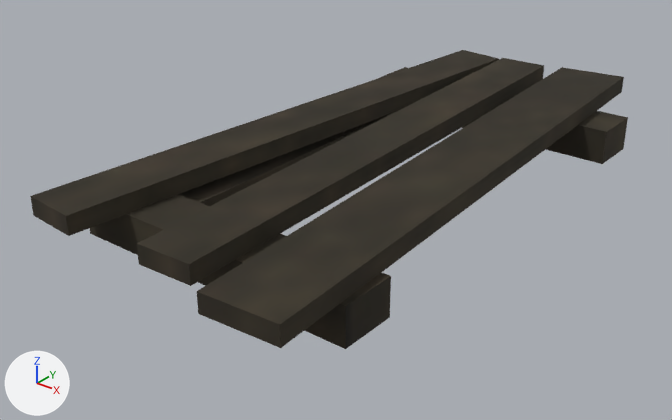
The OBJ model assets/mcme/models/block/wooden_catwalk_wide_2.obj as it was, and as the next commit left it.
Both versions are drawn from a 50 mm camera at (2.19, -3.37, 2.13) aimed at (0.41, -1.15, 0.76). Lighting does not change. The marker at lower left points along +X, +Y and +Z. Where no turn or scale is listed for an object, it has been applied to the vertices.

The scene before the commit, as lines of its bpy script (objects in view):
```python
me_cube = bpy.data.meshes.new('cube')
me_cube.from_pydata(...)  # a box spanning x 0.0..1.0, y -0.344..-0.156, z 0.812..0.938
me_cube.materials.append(mat_m_c964cfcc_5860_4e39_3a14_f59503d99fee)  # picture img_catwalk_prep
me_cube_001 = bpy.data.meshes.new('cube.001')
me_cube_001.from_pydata(...)  # a box spanning x 0.0..1.0, y -1.844..-1.656, z 0.813..0.938
me_cube_001.materials.append(mat_m_c964cfcc_5860_4e39_3a14_f59503d99fee)  # picture img_catwalk_prep
me_cube_002 = bpy.data.meshes.new('cube.002')
me_cube_002.from_pydata(...)  # 8 vertices, 6 faces; spans x -0.01..0.35, y -2.03..0.04, z 0.94..1.0
me_cube_002.materials.append(mat_m_c964cfcc_5860_4e39_3a14_f59503d99fee)  # picture img_catwalk_prep
# before: 0 (0.17, -2.03, 1.0) at pixel (65, 215), 1 (0.35, 0.02, 1.0) at pixel (498, 58), 4 (-0.01, -2.02, 1.0) at pixel (30, 195), 5 (0.17, 0.04, 1.0) at pixel (462, 49)
me_cube_003 = bpy.data.meshes.new('cube.003')
me_cube_003.from_pydata(...)  # a box spanning x 0.12..0.25, y -1.75..-0.25, z 0.84..0.91
me_cube_003.materials.append(mat_m_c964cfcc_5860_4e39_3a14_f59503d99fee)  # picture img_catwalk_prep
ob_cube = bpy.data.objects.new('cube', me_cube)
ob_cube.location = (0.0, 0.0, 0.0)
ob_cube_001 = bpy.data.objects.new('cube.001', me_cube_001)
ob_cube_001.location = (0.0, 0.0, 0.0)
ob_cube_002 = bpy.data.objects.new('cube.002', me_cube_002)
ob_cube_002.location = (0.0, 0.0, 0.0)
ob_cube_003 = bpy.data.objects.new('cube.003', me_cube_003)
ob_cube_003.location = (0.0, 0.0, 0.0)
# also in view: 'cube.005' at (0.8, -0.99, 0.97); 'cube.004' at (0.5, -0.99, 0.97)
```
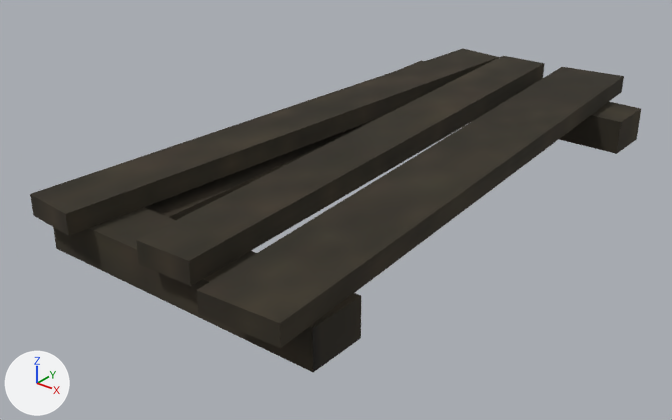
Boxes (x1, y1, x2, y2) around the edits, measured in the pictures (672 x 420 px):
'cube.002', reshaped
    before: (30, 50, 499, 236)
    after: (30, 48, 499, 236)
'cube.001', reshaped (7% taller)
    before: (90, 195, 391, 349)
    after: (53, 207, 361, 372)
'cube', reshaped
    before: (380, 67, 628, 164)
    after: (399, 60, 641, 154)

The edits, one by one:
me_cube is used by ob_cube; location (0.0, 0.0, 0.0).
me_cube had 8 vertices, 6 faces and spanned x 0.0..1.0, y -0.344..-0.156, z 0.812..0.938.
me_cube now has 8 vertices, 6 faces and spans x 0.0..1.0, y -0.219..-0.031, z 0.812..0.938.
me_cube part 1: the whole mesh is rebuilt.
me_cube_001 is used by ob_cube_001; location (0.0, 0.0, 0.0).
me_cube_001 had 8 vertices, 6 faces and spanned x 0.0..1.0, y -1.844..-1.656, z 0.813..0.938.
me_cube_001 now has 8 vertices, 6 faces and spans x 0.0..1.0, y -1.969..-1.781, z 0.813..0.938.
me_cube_001 part 2: the whole mesh is rebuilt.
me_cube_002 has 8 vertices, 6 faces and spans x -0.01..0.35, y -2.03..0.04, z 0.94..1.0.
me_cube_002 is used by ob_cube_002; location (0.0, 0.0, 0.0).
Part 3, on me_cube_002:
Vertices 0, 1, 4, 5 of me_cube_002 move by (0.0, 0.0, 0.01).
